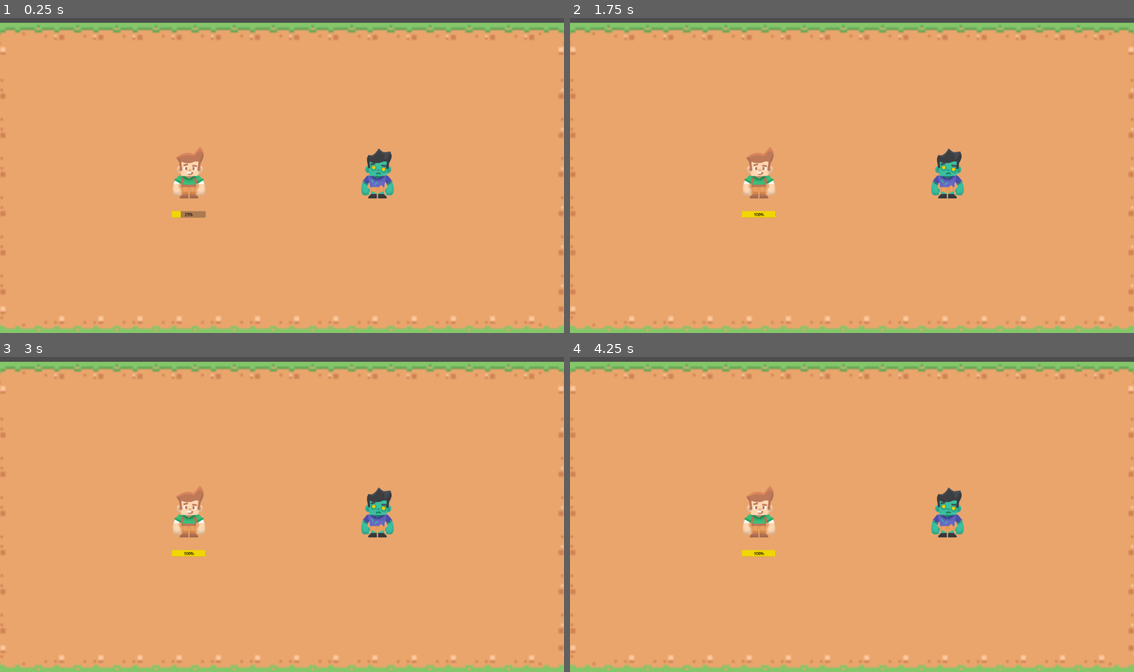
Above: before the commit, frames 1-4 (two rows, left to right).
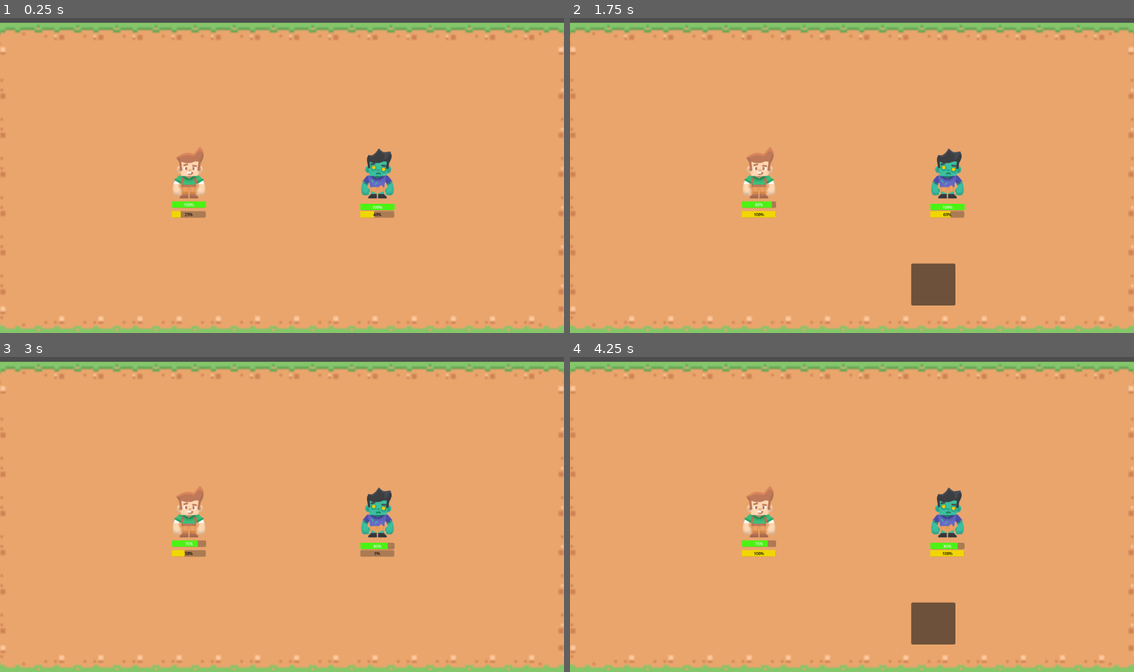
Above: after the commit, the same moments.

Repository: fadhilbagi/godot_first_rpg
Game: Godot game, scene res://levels/Battleground.tscn
The game is run twice, just before and just after one commit, with the same random seed, the same clock (stepped at 60 frames per second) and the same inputs. Before the commit the project starts from res://Battleground.tscn.
Inputs (mouse positions are in pixels of both pictures, inside the frame that each line leads up to):
- Up to frame 1 (0.25 s): no input
- Up to frame 2 (1.75 s): tap Enter at 0.5 s; tap Space at 1.25 s
- Up to frame 3 (3 s): click (360, 624) at 2.02 s; tap Enter at 2.75 s
- Up to frame 4 (4.25 s): tap Space at 3.5 s

The runs differ from the first frame. In frame 1, 0.4% of the frame differs, in the area x 30-70%, y 58-64%; in frame 2, 1.5%, in the area x 30-70%, y 58-92%; in frame 3, 0.5%; in frame 4, 1.5%.

Commit message:
adding battle sistem and refactor project structure

Diff:
--- a/Battleground.gd
+++ /dev/null
@@ -1,28 +0,0 @@
-extends Node2D
-@export var mob_scene: PackedScene
-@export var player_scene: PackedScene
-
-# Called when the node enters the scene tree for the first time.
-func _ready():
-	get_tree().call_group(&"mobs", &"queue_free")
-	get_tree().call_group(&"playes", &"queue_free")
-
-	var player = player_scene.instantiate()
-	var player_spawn_location = $Player1Start.position
-	player.position = player_spawn_location
-	add_child(player)
-	player.action.connect(_on_action)
-
-	var mob = mob_scene.instantiate()
-	var mob_spawn_location = $Enemy1Start.position
-	mob.position = mob_spawn_location
-	add_child(mob)
-	$SpeedTimer.start()
-
-# Called every frame. 'delta' is the elapsed time since the previous frame.
-func _process(delta):
-	pass
-
-
-func _on_action():
-	$SpeedTimer.stop()
--- a/Enemy.tscn
+++ /dev/null
@@ -1,10 +0,0 @@
-[gd_scene load_steps=3 format=3 uid="uid://ctkuvofk1bp6v"]
-
-[ext_resource type="SpriteFrames" uid="uid://cvj778tecl3qn" path="res://Enemy.tres" id="1_jsh37"]
-[ext_resource type="Script" path="res://Enemy.gd" id="2_41wg1"]
-
-[node name="Enemy" type="AnimatedSprite2D"]
-position = Vector2(0, -2)
-scale = Vector2(0.1, 0.1)
-sprite_frames = ExtResource("1_jsh37")
-script = ExtResource("2_41wg1")
--- a/Player.tscn
+++ /dev/null
@@ -1,23 +0,0 @@
-[gd_scene load_steps=4 format=3 uid="uid://c05hqagofqom2"]
-
-[ext_resource type="SpriteFrames" uid="uid://bf4a5xsoyq1yo" path="res://Player.tres" id="1_qc3ti"]
-[ext_resource type="Script" path="res://Player.gd" id="2_b26dn"]
-
-[sub_resource type="StyleBoxFlat" id="StyleBoxFlat_2qpoa"]
-bg_color = Color(0.941176, 0.843137, 0, 1)
-
-[node name="Player" type="AnimatedSprite2D"]
-position = Vector2(-4, -3)
-scale = Vector2(0.1, 0.1)
-sprite_frames = ExtResource("1_qc3ti")
-script = ExtResource("2_b26dn")
-
-[node name="ActionBar" type="ProgressBar" parent="."]
-offset_left = -70.0
-offset_top = 180.0
-offset_right = 69.0
-offset_bottom = 207.0
-theme_override_colors/font_color = Color(0, 0, 0, 1)
-theme_override_styles/fill = SubResource("StyleBoxFlat_2qpoa")
-max_value = 1000.0
-value = 100.0
--- a/Enemy.gd
+++ b/characters/enemy/Enemy.gd
@@ -1,13 +1,23 @@
 extends AnimatedSprite2D
-var health = 20
-var speed = 100
+var type = "enemy"
+var maxHP = 20
+var hp = maxHP
+var speed = 200
 var attack = 3
+var velocity = speed
 
 # Called when the node enters the scene tree for the first time.
 func _ready():
+	add_to_group("mobs")
 	pass # Replace with function body.
 
 
 # Called every frame. 'delta' is the elapsed time since the previous frame.
 func _process(delta):
 	pass
+
+func takeDamage(damage):
+	hp -= damage
+
+func execAttack(executer,target):
+	$EnemyAlgo.attack(executer,target)
--- /dev/null
+++ b/characters/enemy/Enemy.tscn
@@ -0,0 +1,24 @@
+[gd_scene load_steps=6 format=3 uid="uid://ctkuvofk1bp6v"]
+
+[ext_resource type="SpriteFrames" uid="uid://cvj778tecl3qn" path="res://characters/enemy/Enemy.tres" id="1_ua3gk"]
+[ext_resource type="Script" path="res://characters/enemy/Enemy.gd" id="2_vpaj8"]
+[ext_resource type="PackedScene" uid="uid://dd8uax4lsp42s" path="res://feature/actionbar/action_bar.tscn" id="3_glqb5"]
+[ext_resource type="PackedScene" uid="uid://dl835fwjaq7fw" path="res://feature/healthbar/health_bar.tscn" id="3_wqqju"]
+[ext_resource type="Script" path="res://characters/enemy/EnemyAlgo.gd" id="4_nrtb3"]
+
+[node name="Enemy" type="AnimatedSprite2D"]
+position = Vector2(0, -2)
+scale = Vector2(0.1, 0.1)
+sprite_frames = ExtResource("1_ua3gk")
+script = ExtResource("2_vpaj8")
+
+[node name="HealthBar" parent="." instance=ExtResource("3_wqqju")]
+offset_left = -70.0
+offset_top = 150.0
+offset_right = 70.0
+offset_bottom = 177.0
+
+[node name="ActionBar" parent="." instance=ExtResource("3_glqb5")]
+
+[node name="EnemyAlgo" type="Node2D" parent="."]
+script = ExtResource("4_nrtb3")
--- /dev/null
+++ b/characters/enemy/EnemyAlgo.gd
@@ -0,0 +1,24 @@
+extends Node2D
+
+var battleService
+var targetLowestHp
+# Called when the node enters the scene tree for the first time.
+func _ready():
+	battleService = get_node("/root/Battleground/BattleService")
+	pass # Replace with function body.
+
+
+# Called every frame. 'delta' is the elapsed time since the previous frame.
+func _process(delta):
+	pass
+
+func attack(executer,targets):
+	var lowestHp = null
+
+	for target in targets:
+		if lowestHp == null || lowestHp > target.hp :
+			lowestHp = target.hp
+			targetLowestHp = target
+
+	battleService.DealDamage(targetLowestHp,executer.attack)
+	battleService.EndTurn(executer)
--- a/Player.gd
+++ b/characters/player/Player.gd
@@ -1,15 +1,16 @@
 extends Node2D
-var health = 25
+var type = "player"
+var maxHP = 25
+var hp = maxHP
 var speed = 128
 var attack = 4
 var velocity = speed
 
-signal action
 
 # Called when the node enters the scene tree for the first time.
 func _ready():
-	$ActionBar.value = 0
-	get_parent().get_node("SpeedTimer").connect("timeout",startGame)
+	#get_parent().get_node("SpeedTimer").connect("timeout",startGame)
+	add_to_group("players")
 	pass # Replace with function body.
 
 
@@ -21,9 +22,5 @@
 	position = pos
 	show()
 
-func startGame():
-	var value = $ActionBar.value
-	if(value < $ActionBar.max_value) :
-		$ActionBar.value += velocity
-	else :
-		action.emit()
+func takeDamage(damage):
+	hp -= damage
--- /dev/null
+++ b/characters/player/Player.tscn
@@ -0,0 +1,21 @@
+[gd_scene load_steps=5 format=3 uid="uid://c05hqagofqom2"]
+
+[ext_resource type="SpriteFrames" uid="uid://bf4a5xsoyq1yo" path="res://characters/player/Player.tres" id="1_qc3ti"]
+[ext_resource type="Script" path="res://characters/player/Player.gd" id="2_b26dn"]
+[ext_resource type="PackedScene" uid="uid://dd8uax4lsp42s" path="res://feature/actionbar/action_bar.tscn" id="3_vt1tk"]
+[ext_resource type="PackedScene" uid="uid://dl835fwjaq7fw" path="res://feature/healthbar/health_bar.tscn" id="4_dfvuk"]
+
+[node name="Player" type="AnimatedSprite2D"]
+position = Vector2(-4, -3)
+scale = Vector2(0.1, 0.1)
+sprite_frames = ExtResource("1_qc3ti")
+script = ExtResource("2_b26dn")
+
+[node name="HealthBar" parent="." instance=ExtResource("4_dfvuk")]
+offset_left = -70.0
+offset_top = 140.0
+offset_right = 70.0
+offset_bottom = 167.0
+value = 10.0
+
+[node name="ActionBar" parent="." instance=ExtResource("3_vt1tk")]
--- /dev/null
+++ b/feature/actionbar/action_bar.gd
@@ -0,0 +1,24 @@
+extends ProgressBar
+signal action
+var battleground
+var parent
+# Called when the node enters the scene tree for the first time.
+func _ready():
+	self.value = 0
+	battleground = get_parent().get_parent()
+	parent = get_parent()
+
+	battleground.get_node("SpeedTimer").connect("timeout",start)
+	pass # Replace with function body.
+
+
+# Called every frame. 'delta' is the elapsed time since the previous frame.
+func _process(delta):
+	pass
+
+func start():
+	var value = self.value
+	if(value < self.max_value) :
+		self.value += parent.velocity
+	else :
+		action.emit()
--- /dev/null
+++ b/feature/actionbar/action_bar.tscn
@@ -0,0 +1,17 @@
+[gd_scene load_steps=3 format=3 uid="uid://dd8uax4lsp42s"]
+
+[ext_resource type="Script" path="res://feature/actionbar/action_bar.gd" id="1_gybom"]
+
+[sub_resource type="StyleBoxFlat" id="StyleBoxFlat_2qpoa"]
+bg_color = Color(0.941176, 0.843137, 0, 1)
+
+[node name="ActionBar" type="ProgressBar"]
+offset_left = -70.0
+offset_top = 180.0
+offset_right = 69.0
+offset_bottom = 207.0
+theme_override_colors/font_color = Color(0, 0, 0, 1)
+theme_override_styles/fill = SubResource("StyleBoxFlat_2qpoa")
+max_value = 1000.0
+value = 100.0
+script = ExtResource("1_gybom")
--- /dev/null
+++ b/feature/battle/BattleService.gd
@@ -0,0 +1,20 @@
+extends Node2D
+
+var speedTimer
+# Called when the node enters the scene tree for the first time.
+func _ready():
+	speedTimer= get_parent().get_node("SpeedTimer")
+	pass # Replace with function body.
+
+
+# Called every frame. 'delta' is the elapsed time since the previous frame.
+func _process(delta):
+	pass
+
+func DealDamage(target,value):
+	target.takeDamage(value)
+
+func EndTurn(object):
+	object.get_node("ActionBar").value = 0
+	await get_tree().create_timer(0.5).timeout
+	speedTimer.start()
--- /dev/null
+++ b/feature/healthbar/health_bar.gd
@@ -0,0 +1,13 @@
+extends ProgressBar
+
+
+# Called when the node enters the scene tree for the first time.
+func _ready():
+	pass # Replace with function body.
+
+
+# Called every frame. 'delta' is the elapsed time since the previous frame.
+func _process(delta):
+	self.max_value=get_parent().maxHP
+	self.value=get_parent().hp
+	pass
--- /dev/null
+++ b/feature/healthbar/health_bar.tscn
@@ -0,0 +1,12 @@
+[gd_scene load_steps=3 format=3 uid="uid://dl835fwjaq7fw"]
+
+[ext_resource type="Script" path="res://feature/healthbar/health_bar.gd" id="1_j2eex"]
+
+[sub_resource type="StyleBoxFlat" id="StyleBoxFlat_fx4ge"]
+bg_color = Color(0.294118, 0.952941, 0.0784314, 1)
+
+[node name="HealthBar" type="ProgressBar"]
+offset_right = 4.0
+offset_bottom = 27.0
+theme_override_styles/fill = SubResource("StyleBoxFlat_fx4ge")
+script = ExtResource("1_j2eex")
--- /dev/null
+++ b/levels/Battleground.gd
@@ -0,0 +1,66 @@
+extends Node2D
+@export var mob_scene: PackedScene
+@export var player_scene: PackedScene
+
+var player
+var mob
+var highestBar
+var highestObject
+
+# Called when the node enters the scene tree for the first time.
+func _ready():
+	get_tree().call_group(&"mobs", &"queue_free")
+	get_tree().call_group(&"players", &"queue_free")
+
+	player = player_scene.instantiate()
+	var player_spawn_location = $Player1Start.position
+	player.position = player_spawn_location
+	add_child(player)
+	player.get_node("ActionBar").action.connect(_on_action)
+
+	mob = mob_scene.instantiate()
+	var mob_spawn_location = $Enemy1Start.position
+	mob.position = mob_spawn_location
+	add_child(mob)
+	mob.get_node("ActionBar").action.connect(_on_action)
+
+
+	$HUD/Skills.hide()
+	$SpeedTimer.start()
+
+
+# Called every frame. 'delta' is the elapsed time since the previous frame.
+func _process(delta):
+	pass
+
+
+func _on_action():
+	$SpeedTimer.stop()
+	var players = get_tree().get_nodes_in_group(&"players")
+	var mobs = get_tree().get_nodes_in_group(&"mobs")
+	highestBar = 0
+	highestObject = null
+
+	setHighestBar(players)
+	setHighestBar(mobs)
+
+	if(highestBar >= 1000):
+		if (highestObject.type == "player"):
+			$HUD/Skills.show()
+		else :
+			highestObject.execAttack(highestObject,players)
+
+func setHighestBar(objects):
+	for object in objects :
+		var actionBarVal = object.get_node("ActionBar").value
+		if(highestBar<actionBarVal):
+			highestObject = object
+			highestBar = actionBarVal
+
+
+func _on_skill_1_button_down():
+	$HUD/Skills.hide()
+	$BattleService.DealDamage(mob,highestObject.attack)
+	$BattleService.EndTurn(highestObject)
+
+	pass # Replace with function body.
--- a/Battleground.tscn
+++ b/levels/Battleground.tscn
@@ -1,14 +1,15 @@
-[gd_scene load_steps=5 format=3 uid="uid://dstmq1dkim7kf"]
+[gd_scene load_steps=6 format=3 uid="uid://csuta0pmq5g5w"]
 
-[ext_resource type="Script" path="res://Battleground.gd" id="1_10phu"]
-[ext_resource type="PackedScene" uid="uid://c05hqagofqom2" path="res://Player.tscn" id="2_2nwq6"]
-[ext_resource type="PackedScene" uid="uid://ctkuvofk1bp6v" path="res://Enemy.tscn" id="2_g377g"]
-[ext_resource type="TileSet" uid="uid://cbovk57ufb4qx" path="res://Battleground.tres" id="4_2i0pj"]
+[ext_resource type="Script" path="res://levels/Battleground.gd" id="1_vlntp"]
+[ext_resource type="PackedScene" uid="uid://ctkuvofk1bp6v" path="res://characters/enemy/Enemy.tscn" id="2_w3ppg"]
+[ext_resource type="PackedScene" uid="uid://c05hqagofqom2" path="res://characters/player/Player.tscn" id="3_fm3ki"]
+[ext_resource type="TileSet" uid="uid://cbovk57ufb4qx" path="res://levels/Battleground.tres" id="4_ph52o"]
+[ext_resource type="Script" path="res://feature/battle/BattleService.gd" id="5_dmgp0"]
 
 [node name="Battleground" type="Node2D"]
-script = ExtResource("1_10phu")
-mob_scene = ExtResource("2_g377g")
-player_scene = ExtResource("2_2nwq6")
+script = ExtResource("1_vlntp")
+mob_scene = ExtResource("2_w3ppg")
+player_scene = ExtResource("3_fm3ki")
 
 [node name="Camera2D" type="Camera2D" parent="."]
 position = Vector2(572, 351)
@@ -26,7 +27,7 @@
 
 [node name="Field" type="TileMap" parent="Background"]
 position = Vector2(500, 321)
-tile_set = ExtResource("4_2i0pj")
+tile_set = ExtResource("4_ph52o")
 format = 2
 layer_0/name = "ground"
 layer_0/tile_data = PackedInt32Array(-65539, 4, 1, -3, 4, 2, -65538, 65540, 1, -2, 65540, 2, 65534, 65540, 2, -65537, 6 …(1980 unchanged characters)…
@@ -34,4 +35,17 @@
 [node name="SpeedTimer" type="Timer" parent="."]
 wait_time = 0.118
 
-[connection signal="timeout" from="SpeedTimer" to="." method="_on_speed_timer_timeout"]
+[node name="HUD" type="CanvasLayer" parent="."]
+
+[node name="Skills" type="CanvasLayer" parent="HUD"]
+
+[node name="Skill1" type="Button" parent="HUD/Skills"]
+offset_left = 697.0
+offset_top = 506.0
+offset_right = 787.0
+offset_bottom = 592.0
+
+[node name="BattleService" type="Node2D" parent="."]
+script = ExtResource("5_dmgp0")
+
+[connection signal="button_down" from="HUD/Skills/Skill1" to="." method="_on_skill_1_button_down"]
--- a/project.godot
+++ b/project.godot
@@ -11,6 +11,6 @@
 [application]
 
 config/name="test"
-run/main_scene="res://Battleground.tscn"
+run/main_scene="res://levels/Battleground.tscn"
 config/features=PackedStringArray("4.0", "Forward Plus")
 config/icon="res://icon.svg"
Renamed: Enemy.tres -> characters/enemy/Enemy.tres
Renamed: Player.tres -> characters/player/Player.tres
Renamed: Battleground.tres -> levels/Battleground.tres
